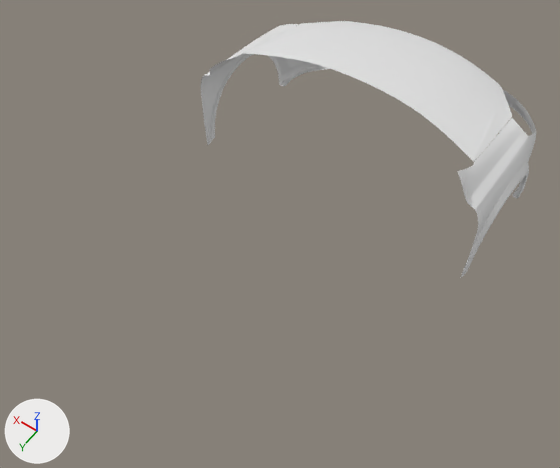
An edit to the Blender file Opel_Astra_H.blend, drawn before and after from the same camera.
The view is the same before and after, from a 50 mm camera at (-3.15, 4.57, 6.33) aimed at (0.07, 0.06, -0.75). Lighting does not change. The marker at lower left points along +X, +Y and +Z.
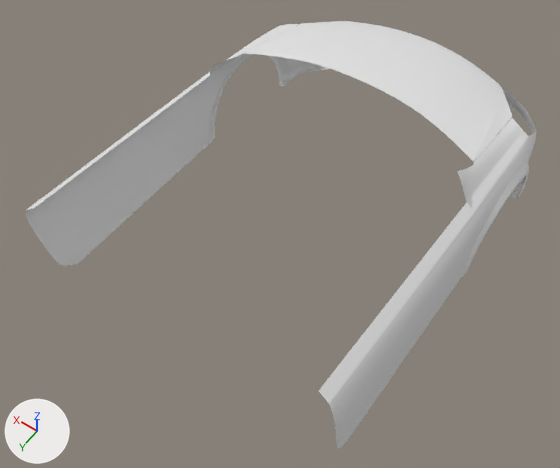
What the commit changed:
me_plane is used by ob_plane; location (-0.03, -2.45, 0.0).
me_plane had 214 vertices, 160 faces and spanned x 0.0..1.91, y -1.09..1.75, z -1.12..0.55.
me_plane now has 227 vertices, 171 faces and spans x 0.0..1.91, y -1.09..4.47, z -1.12..0.55.
Part 1, on me_plane:
1 vertex is removed from x 1.85, y 1.69, z -1.01.
3 faces are deleted.
4 vertices move from x 1.78..1.87, y 1.69..1.71, z -0.3..0.22 to x 1.79..1.87, y 1.68..1.7, z -0.39..0.2.
14 vertices are added at x 1.68..1.87, y 1.51..4.47, z -1.01..0.5.
14 new faces join them.

Changed parts and their boxes (x1, y1, x2, y2) in the pictures (560 x 468 px):
'Plane', reshaped (52% wider, 66% taller): before (201, 21, 536, 278); after (25, 21, 536, 449)
part 1 of me_plane, built on: before (201, 68, 492, 278); after (25, 68, 492, 449)
